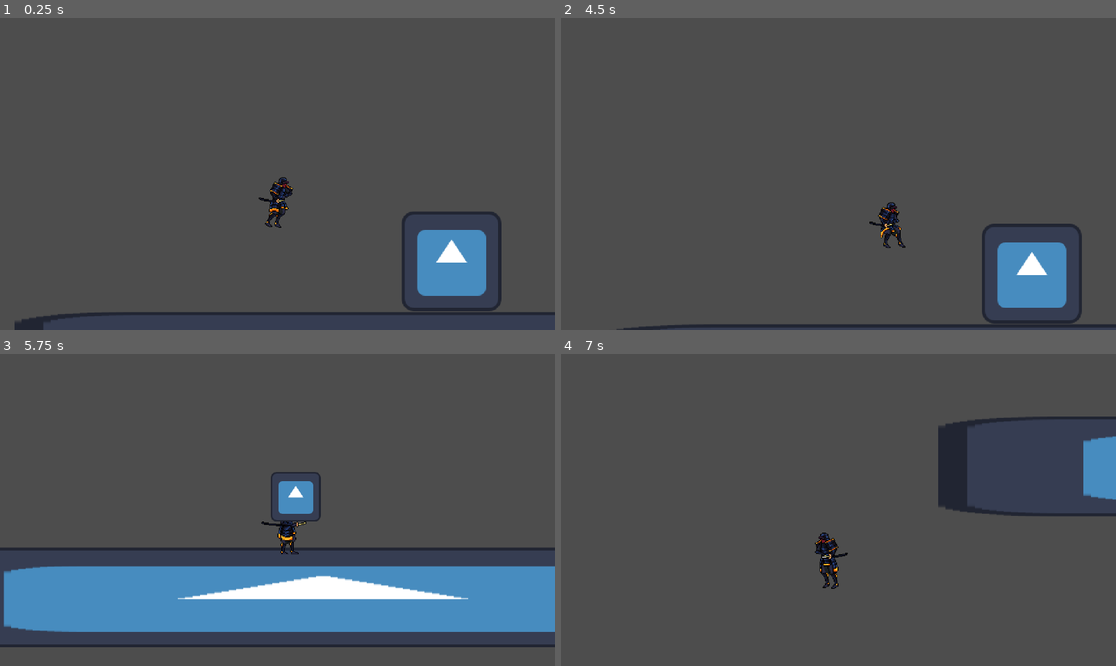
Above: before the commit, frames 1-4 (two rows, left to right).
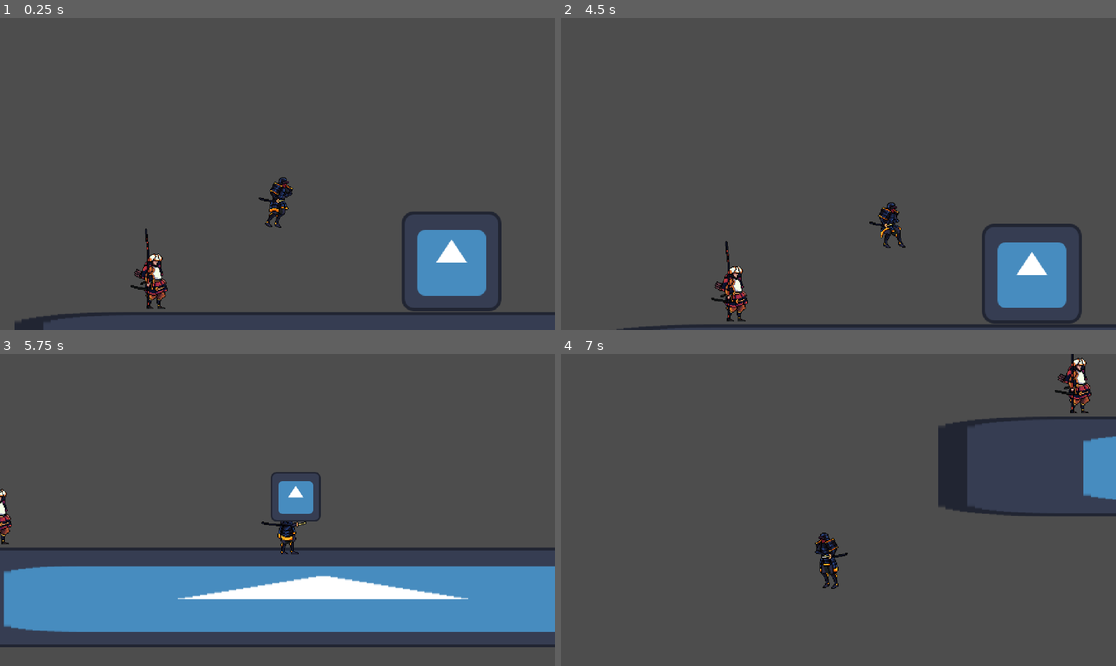
Above: after the commit, the same moments.

Repository: big-man-brendan/game-assesment
Game: Godot game, scene res://Scenes/platform.tscn
Two runs of this game, one before a commit and one after it. Both use one fixed random seed, a clock stepped at 60 frames per second and the inputs below. The engine's default icon, where the game draws it, is replaced by a stand-in: a white triangle on a blue panel in a dark square.
Inputs:
- Up to frame 1 (0.25 s): no input
- Up to frame 2 (4.5 s): hold Right (ui_right) 0.53-2.03 s; tap X (Melee) at 0.6, 2.1, 3.6 s; tap Up (ui_up) at 0.77, 1.52, 3.02, 3.77 s; tap C (dash) at 1.35, 2.85, 4.35 s; hold Left (ui_left) 2.03-2.78 s; hold Right (ui_right) 2.78-4.28 s; hold Left (ui_left) from 4.28 s (still down)
- Up to frame 3 (5.75 s): tap Up (ui_up) at 4.52 s; release Left (ui_left) at 5.03 s; hold Right (ui_right) from 5.03 s (still down); tap X (Melee) at 5.1 s
- Up to frame 4 (7 s): release Right (ui_right) at 5.78 s; hold Left (ui_left) from 5.78 s (still down); tap C (dash) at 5.85 s; tap Up (ui_up) at 6.02, 6.77 s; tap X (Melee) at 6.6 s

The runs differ from the first frame. In frame 1, 0.6% of the frame differs, in the area x 23-31%, y 67-94%; in frame 2, 0.6%, in the area x 27-34%, y 71-98%; in frame 3, 0.2%; in frame 4, 0.6%.

Commit message:
added a new enemy, fixed the other weird issue with attacking

Diff:
--- a/Scenes/platform.tscn
+++ b/Scenes/platform.tscn
@@ -3,6 +3,7 @@
 [ext_resource type="Texture2D" uid="uid://buw36dkkkgcvg" path="res://Assets/Art/icon.svg" id="1_n5262"]
 [ext_resource type="PackedScene" uid="uid://bw8ndotudyhak" path="res://Scenes/charectir.tscn" id="2_mrs20"]
 [ext_resource type="PackedScene" uid="uid://cxc8jhsb0vpqe" path="res://Scenes/test_dummy.tscn" id="3_mrs20"]
+[ext_resource type="PackedScene" uid="uid://bfaadrsem0sbg" path="res://Scenes/samurai_archer.tscn" id="4_mlqre"]
 
 [sub_resource type="RectangleShape2D" id="RectangleShape2D_s8bxr"]
 size = Vector2(1180, 116)
@@ -28,3 +29,6 @@
 
 [node name="Test_dummy" parent="." unique_id=654696611 instance=ExtResource("3_mrs20")]
 position = Vector2(543, 425)
+
+[node name="SamuraiArcher" parent="." unique_id=163221639 instance=ExtResource("4_mlqre")]
+position = Vector2(162, 422)
--- /dev/null
+++ b/Scenes/samurai_archer.tscn
@@ -0,0 +1,103 @@
+[gd_scene format=3 uid="uid://bfaadrsem0sbg"]
+
+[ext_resource type="Script" uid="uid://ccj8v4jeqirqp" path="res://Scripts/samurai_archer.gd" id="1_jrs1t"]
+[ext_resource type="Texture2D" uid="uid://c25gbr3mb0u5c" path="res://Assets/Art/Samurai_assets/Samurai_Archer/Idle.png" id="1_s5sxu"]
+
+[sub_resource type="RectangleShape2D" id="RectangleShape2D_th0xg"]
+size = Vector2(40, 72)
+
+[sub_resource type="CircleShape2D" id="CircleShape2D_jrs1t"]
+radius = 639.0125
+
+[sub_resource type="AtlasTexture" id="AtlasTexture_jrs1t"]
+atlas = ExtResource("1_s5sxu")
+region = Rect2(0, 0, 128, 128)
+
+[sub_resource type="AtlasTexture" id="AtlasTexture_mwydd"]
+atlas = ExtResource("1_s5sxu")
+region = Rect2(128, 0, 128, 128)
+
+[sub_resource type="AtlasTexture" id="AtlasTexture_5i8wk"]
+atlas = ExtResource("1_s5sxu")
+region = Rect2(256, 0, 128, 128)
+
+[sub_resource type="AtlasTexture" id="AtlasTexture_5a6j3"]
+atlas = ExtResource("1_s5sxu")
+region = Rect2(384, 0, 128, 128)
+
+[sub_resource type="AtlasTexture" id="AtlasTexture_7ud6x"]
+atlas = ExtResource("1_s5sxu")
+region = Rect2(512, 0, 128, 128)
+
+[sub_resource type="AtlasTexture" id="AtlasTexture_pvffh"]
+atlas = ExtResource("1_s5sxu")
+region = Rect2(640, 0, 128, 128)
+
+[sub_resource type="AtlasTexture" id="AtlasTexture_8a6p8"]
+atlas = ExtResource("1_s5sxu")
+region = Rect2(768, 0, 128, 128)
+
+[sub_resource type="AtlasTexture" id="AtlasTexture_jrmff"]
+atlas = ExtResource("1_s5sxu")
+region = Rect2(896, 0, 128, 128)
+
+[sub_resource type="AtlasTexture" id="AtlasTexture_m2jro"]
+atlas = ExtResource("1_s5sxu")
+region = Rect2(1024, 0, 128, 128)
+
+[sub_resource type="SpriteFrames" id="SpriteFrames_df8j3"]
+animations = [{
+"frames": [{
+"duration": 1.0,
+"texture": SubResource("AtlasTexture_jrs1t")
+}, {
+"duration": 1.0,
+"texture": SubResource("AtlasTexture_mwydd")
+}, {
+"duration": 1.0,
+"texture": SubResource("AtlasTexture_5i8wk")
+}, {
+"duration": 1.0,
+"texture": SubResource("AtlasTexture_5a6j3")
+}, {
+"duration": 1.0,
+"texture": SubResource("AtlasTexture_7ud6x")
+}, {
+"duration": 1.0,
+"texture": SubResource("AtlasTexture_pvffh")
+}, {
+"duration": 1.0,
+"texture": SubResource("AtlasTexture_8a6p8")
+}, {
+"duration": 1.0,
+"texture": SubResource("AtlasTexture_jrmff")
+}, {
+"duration": 1.0,
+"texture": SubResource("AtlasTexture_m2jro")
+}],
+"loop": true,
+"name": &"Idle",
+"speed": 5.0
+}]
+
+[node name="SamuraiArcher" type="CharacterBody2D" unique_id=163221639]
+script = ExtResource("1_jrs1t")
+
+[node name="Area2D" type="Area2D" parent="." unique_id=840323436]
+
+[node name="HitBox" type="CollisionShape2D" parent="Area2D" unique_id=1768810834]
+position = Vector2(1, 28)
+shape = SubResource("RectangleShape2D_th0xg")
+
+[node name="DetectBox" type="CollisionShape2D" parent="Area2D" unique_id=952691992]
+visible = false
+modulate = Color(0.83137256, 0, 1, 1)
+shape = SubResource("CircleShape2D_jrs1t")
+
+[node name="AnimatedSprite2D" type="AnimatedSprite2D" parent="." unique_id=816162436]
+sprite_frames = SubResource("SpriteFrames_df8j3")
+animation = &"Idle"
+frame = 6
+frame_progress = 0.55340606
+
+[connection signal="area_entered" from="Area2D" to="." method="_on_area_2d_area_entered"]
--- /dev/null
+++ b/Scripts/samurai_archer.gd
@@ -0,0 +1,19 @@
+extends CharacterBody2D
+
+signal in_area
+# Called when the node enters the scene tree for the first time.
+func _ready() -> void:
+	pass # Replace with function body.
+
+
+# Called every frame. 'delta' is the elapsed time since the previous frame.
+func _process(delta: float) -> void:
+	pass
+
+
+
+
+
+func _on_area_2d_area_entered(area: Area2D) -> void:
+
+	var target = emit_signal("in_area")
--- a/Scripts/test_dummy.gd
+++ b/Scripts/test_dummy.gd
@@ -14,6 +14,7 @@
 
 
 func _on_area_entered(area: Area2D) -> void:
+
 	print("Hit")
 	print(get_overlapping_areas())
 	scale = Vector2(0.5,0.5)
Not shown, added: Assets/Art/Samurai_assets/COUPON.png.import
Not shown, added: Assets/Art/Samurai_assets/Samurai/Attack_1.png.import
Not shown, added: Assets/Art/Samurai_assets/Samurai/Attack_2.png.import
Not shown, added: Assets/Art/Samurai_assets/Samurai/Attack_3.png.import
Not shown, added: Assets/Art/Samurai_assets/Samurai/Dead.png.import
Not shown, added: Assets/Art/Samurai_assets/Samurai/Hurt.png.import
Not shown, added: Assets/Art/Samurai_assets/Samurai/Idle.png.import
Not shown, added: Assets/Art/Samurai_assets/Samurai/Jump.png.import
Not shown, added: Assets/Art/Samurai_assets/Samurai/Protection.png.import
Not shown, added: Assets/Art/Samurai_assets/Samurai/Run.png.import
Not shown, added: Assets/Art/Samurai_assets/Samurai/Walk.png.import
Not shown, added: Assets/Art/Samurai_assets/Samurai_Archer/Arrow.png.import
(and 21 more such lines)
